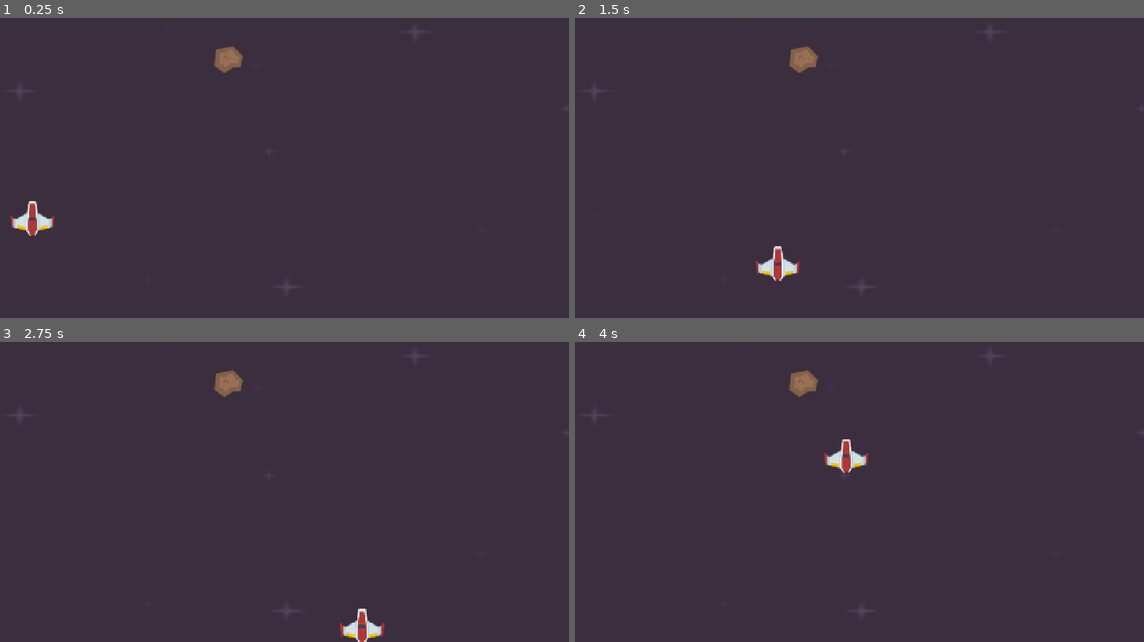
Above: before the commit, frames 1-4 (two rows, left to right).
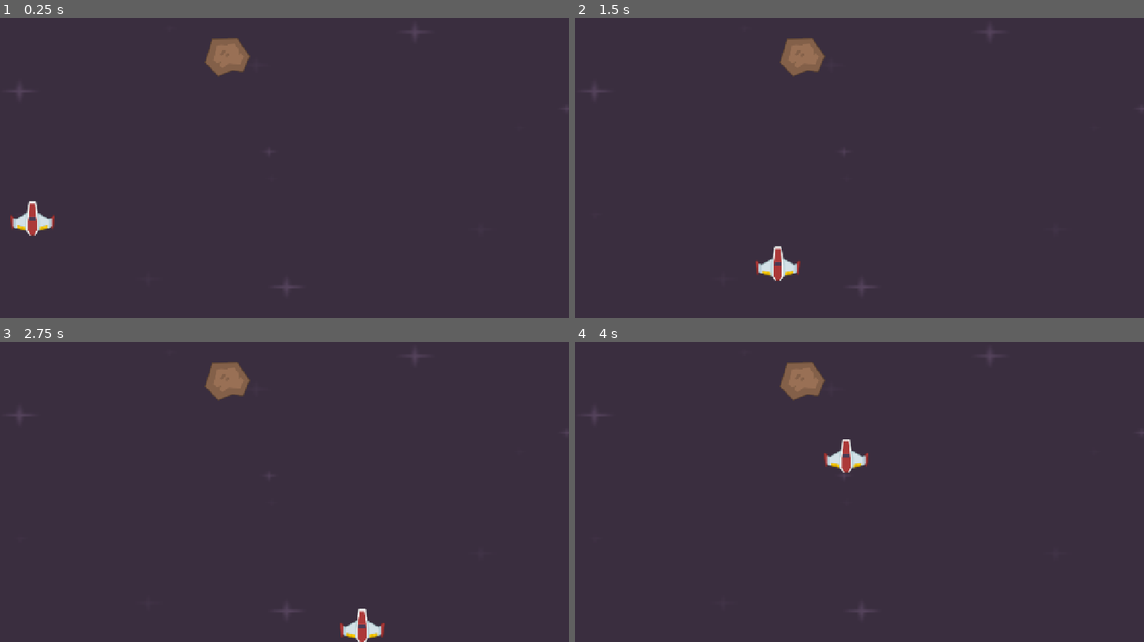
Above: after the commit, the same moments.

Repository: ORGinalBIbEK/space-shooter
Game: Godot game, scene res://scenes/level.tscn
The game is run twice, just before and just after one commit, with the same random seed, the same clock (stepped at 60 frames per second) and the same inputs.
Inputs:
- Up to frame 1 (0.25 s): no input
- Up to frame 2 (1.5 s): tap Enter at 0.5 s; hold Right (right) 0.53-1.28 s; hold Down (down) from 1.28 s (still down)
- Up to frame 3 (2.75 s): tap Space at 2 s; release Down (down) at 2.03 s; hold Right (right) from 2.03 s (still down)
- Up to frame 4 (4 s): release Right (right) at 2.78 s; hold Up (up) 2.78-3.53 s; hold Left (left) from 3.53 s (still down)

The runs differ from the first frame. In frame 1, 0.4% of the frame differs, in the area x 35-44%, y 6-20%; in frame 2, 0.4%; in frame 3, 0.4%; in frame 4, 0.4%.

Commit message:
signals and meteror

Diff:
--- /dev/null
+++ b/scenes/meteor.gd
@@ -0,0 +1,5 @@
+extends Area2D
+
+
+func _on_body_entered(body) :
+	print('body entered')
--- a/scenes/meteor.tscn
+++ b/scenes/meteor.tscn
@@ -1,11 +1,23 @@
 [gd_scene format=3 uid="uid://cyqqgordmh7pa"]
 
+[ext_resource type="Script" uid="uid://brkwfl1v3w61x" path="res://scenes/meteor.gd" id="1_pxso2"]
 [ext_resource type="Texture2D" uid="uid://c0msc08ewnvhp" path="res://PNG/Meteors/meteorBrown_big1.png" id="1_tcwo0"]
 
-[node name="Meteor" type="Node2D" unique_id=164773529]
+[sub_resource type="CircleShape2D" id="CircleShape2D_hasw5"]
+radius = 53.460262
+
+[node name="Meteor" type="Area2D" unique_id=366063645]
 rotation = -0.19373155
+script = ExtResource("1_pxso2")
 
 [node name="Sprite2D" type="Sprite2D" parent="." unique_id=832618072]
-position = Vector2(0.80745506, 6.2728004)
-scale = Vector2(0.67411786, 0.67411786)
+position = Vector2(-0.19252491, 0.9812927)
+rotation = 0.16934381
+scale = Vector2(0.9867101, 1.0130559)
 texture = ExtResource("1_tcwo0")
+
+[node name="CollisionShape2D" type="CollisionShape2D" parent="." unique_id=69098001]
+position = Vector2(-1.7700634, -1.3663366)
+shape = SubResource("CircleShape2D_hasw5")
+
+[connection signal="body_entered" from="." to="." method="_on_body_entered"]
Not shown, added: scenes/meteor.gd.uid
